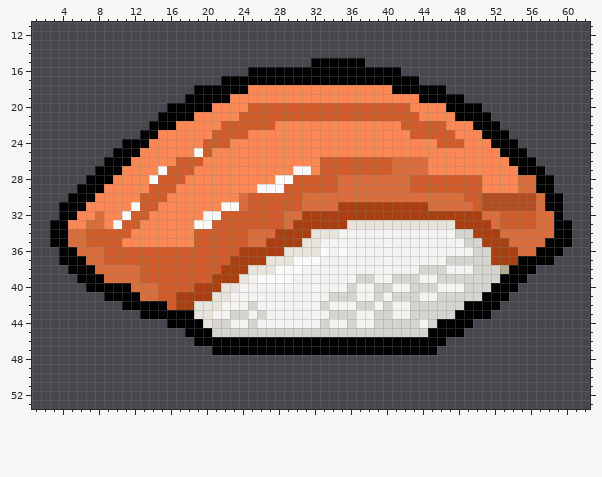
A pixel-art sprite gets an edit: Resources/Images/Sushi/PlainSushi.png. The picture above was drawn from the file before the commit.
The file is 64x64 pixels. Colours within 5 levels of each other are drawn and written as one. Shown: x 1..62, y 11..53.
After:
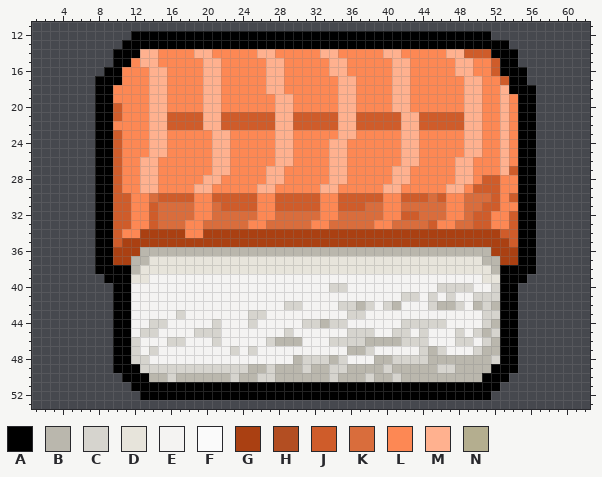
Palette (. is transparent): A #000000  B #bab7ad  C #d6d4ce  D #e7e4db  E #f4f3f2  F #fafafa  G #aa4012  H #b34e22  J #cf5c2a  K #d96d3c  L #fd8854  M #ffb18f  N #b4ae8f
The edit:
Changed rows in their new state; - is an unchanged pixel.
first column x 3:
12 ---------AAAAAAAAAAAAAAAAAAAAAAAAAAAAAAAAAAAAAAAA---------
13 --------AAAAAAAAAAAAAAAAAAAAAAAAAAAAAAAAAAAAAAAAAAA-------
14 -------AAAMMLLLLMMLLLLLMMLLLLLMMLLLLLMMLLLLLMMJJJAAA------
15 -------AALMMLLLLLMMLLLLLMMLLLLLMMLLLLLMMLLLLLMMLLJAA------
16 ------AALLLMMLLLLMMLLLLLMMLLLLLMMLLLLLMMLLLLLMMLLJAAA-----
17 -----AAALLLMMLLLLMMLLLLLMMLLLLLLMMLLLLMMLLLLLLMMLLJAA-----
18 -----AALLLLMMLLLLMMLLL--MM------MM----MMLLLLLLMMLLMAAA----
19 -----AALLLLMMLLLLMML-----MM-----MM----MM-LLLLLMMLLMLAA----
20 -----AAJLLLMMLLLLMM---LLLMMLLLLLMMLLLLMM----LLMMLLMLAA----
21 -----AAJLLLMMJJJJMMJJ----MM-----MM-----MMJJJJJMMLLMLAA----
22 -----AALLLLMMJJJJMM------MMJJJJJMMJJJJJMM---JJMMLLMLAA----
23 -----AAJLLLMM-----MMLL---MM-----MM-----MMLLLL-MMLLMLAA----
24 -----AAJLLLMM----LMM-----MM----MM------MM--LLLMM-LMLAA----
25 -----AAJLL-MM---LLMM-----MM----MM------MM-----MM--ML-A----
26 -----A-JL-MM--LLL-MM-----MM---LMMLLLLLLMML---MM---ML------
27 -------J--MMLLLL--MM----MM-LL-LMMLLLLLMMLL---MM---MJ--.---
28 ----.--J--MMLLL--MM-----MMLLLLLMMLLLLLMMLLLLLMMLJJ--AA..--
29 ---..-AJ--MMLL--MM-----MMLLLLLMMLLLLLMMLLLLLMML-JJ--AA..--
30 --...AAJJ-LK-JJJ--JJJJ-LL---JJLLJJJJJLLJJJ-JLLKKKJLJAA...-
31 -....AAJJLL-KKKK--KJJJ-LL---JJLLJJJKKLLKKK--LL-KJJLLAA...-
32 -....AAJJLLJKKKK-LKKKKKLLK--KKLLKKKKKLLJJKKKLLKJJLL-AA...-
33 .....AAJ-L-JKKK-LKKKKKLLKK-KKLLKKKKKLLKKKKJLLKKJJLL-AA....
34 .....AA-L-GGGGG-LGGGGGGGG----GGGGGGGGGGGGGGGGGG---JJAA....
35 .....AA-GGGGGGGGGGGGGGGG----GGGGGGGGGGGGGGGGGGGG---JAA....
36 -....AAGGGBBBBBBBBBBBBBBBBBBBBBBBBBBBBBBBBBBBBBBB---AA...-
37 -....AAGGBBDDDDDDDDDDDDD---DDDDDDDDDDDDDDDDDDDDDBB----..--
38 --...AAAABDDDDDDDDDDDD---DDDDDDDDDDDDDDDDDDDDDDDDBA-------
39 ---...AAADDEEEEEEEEEEE-EEEE-------EE--EEE--EEEEEDD--------
40 ----...--EEEEEEEEEEEE----------CCE--EE--EEECCC-EEC--------
41 ------.--EEEEEEEEEEE-----------EEE--E-E---CE-EE-CC-A------
42 -------A-EEEEEEEEEE---E---CC--E-CCB---B-EE-BB-EBCBAA------
43 -------AAEEEEECEEE--EEC--------EE-C-EE--EEEEEEEECCAA------
44 -------AAEECCEEEEE-E--------CCBCCE--EEE--C-CEEEECBAA------
45 -------AAECCEEEECC-EEEEEEE-EEEEEE---EE--E-EEECECBCAA------
46 -------AACEEECCEEECEEEEECBBBEEECCCCBBBBCCCEEECCECBAA------
47 -------AACECEEEEEEEECECEEEEEEEEEEBBCEEEEECBCEEECBBAA------
48 -------AACCEEEEEEEEEEEEEEEEBCCCBCEEEBBCCCCBBBBBBBCAA------
49 -------AAACCCCCCCCCCCCBBCBBBCBBCCBBBBCBBBBBCCBBBBAAA------
50 --------AAABBCBBBBBBCBBCCBBBBBBCBBBCBBCBBBBBBBBBAAA-------
51 ---------AAAAAAAAAAAAAAAAAAAAAAAAAAAAAAAAAAAAAAAAA--------
52 ----------AAAAAAAAAAAAAAAAAAAAAAAAAAAAAAAAAAAAAAA---------
Changed places in both pictures, as pixel boxes (x1, y1, x2, y2):
changed: (50, 31, 572, 400)
